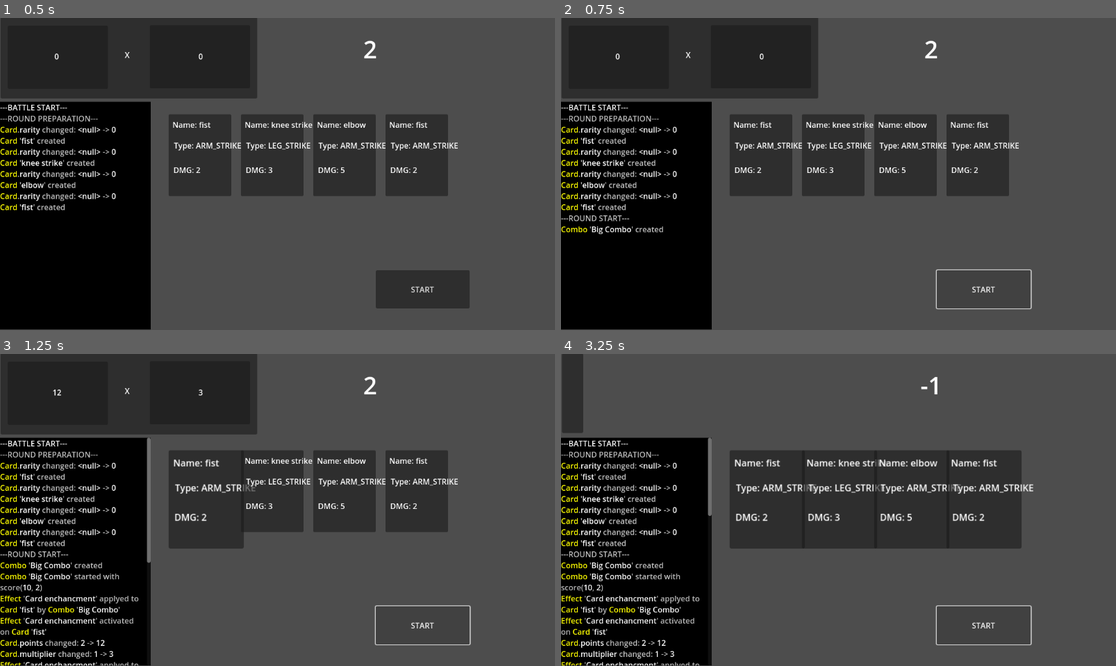
Above: before the commit, frames 1-4 (two rows, left to right).
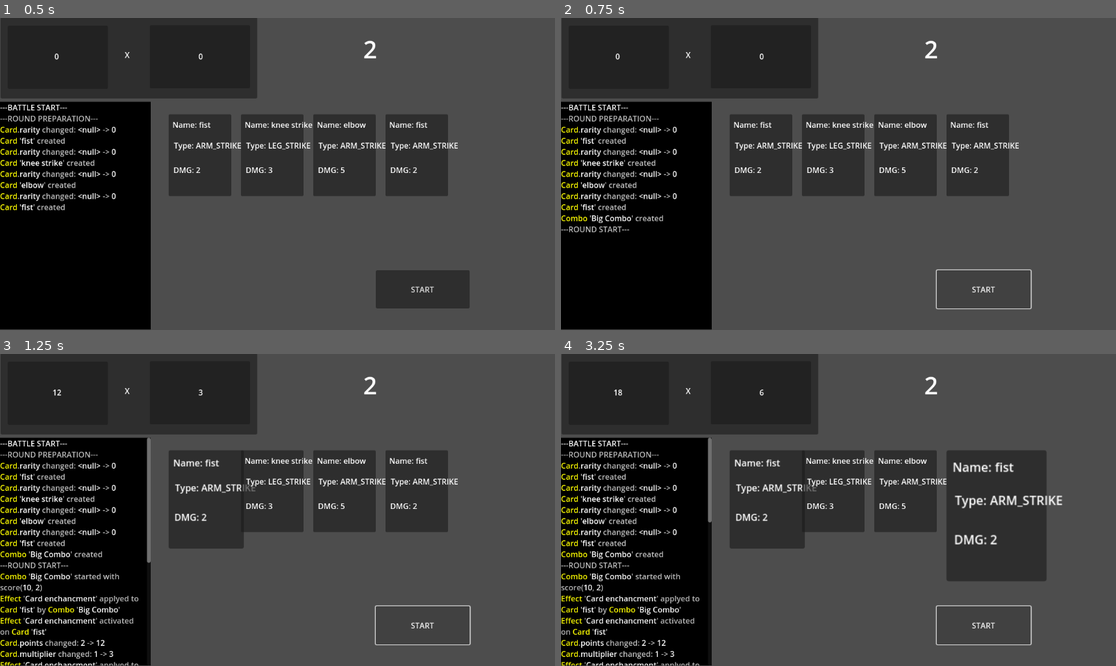
Above: after the commit, the same moments.

Repository: C0ldSt33l/Fighting-Card-Game
Game: Godot game, scene res://test_scene.tscn
Same seed, same stepped clock (60 frames per second), same inputs: the game is played once before the commit and once after it.
Inputs:
- Up to frame 1 (0.5 s): no input
- Up to frame 2 (0.75 s): click "START" at 0.5 s
- Up to frame 3 (1.25 s): no input
- Up to frame 4 (3.25 s): click "START" at 1.25 s; click "START" at 2 s

Frame 1 is identical in both runs. In frame 2, 0.5% of the frame differs, in the area x 0-19%, y 63-70%; in frame 3, 0.5%; in frame 4, 19%, in the area x 0-91%, y 0-73%.

Commit message:
add `Cursor` class to track current card and combo and start implement `One more time` effect

Diff:
--- /dev/null
+++ b/battle/cursor.gd
@@ -0,0 +1,21 @@
+class_name  Cursor
+
+var index: int = 0
+var size: int = -1
+
+
+func set_size(size: int) -> void:
+	self.size = size - 1
+
+
+func reset() -> void:
+	self.index = 0
+	self.size = -1
+
+
+func move_foward(steps: int = 1) -> void:
+	self.index = clampi(self.index + steps, 0, self.size)
+
+
+func move_back(steps: int = 1) -> void:
+	self.index = clampi(self.index - steps, 0, self.size)
--- a/card/card.gd
+++ b/card/card.gd
@@ -121,5 +121,9 @@
 	self.used_effects.clear()
 
 
+func is_all_effects_activated() -> bool:
+	return self.effects.is_empty()
+
+
 func _exit_tree() -> void:
 	Events.obj_destroyed.emit(self)
--- a/combo/combo.gd
+++ b/combo/combo.gd
@@ -77,6 +77,10 @@
 	self.used_effects.clear()
 
 
+func is_all_effects_activated() -> bool:
+	return self.effects.is_empty()
+
+
 # Maybe will come in useful for creating combo patterns
 static func equal(target, cur) -> bool:
 	return target == cur
--- a/global/effects.gd
+++ b/global/effects.gd
@@ -55,3 +55,7 @@
 static func card_add_points_and_mulitplier(c: Card, points: int, mult: int) -> void:
 	c.points += points
 	c.multiplier += mult
+
+
+static func combo_play_again(c: Combo, times: int) -> void:
+	Game.battle.combo_cursor.move_back()
--- a/test_scene.gd
+++ b/test_scene.gd
@@ -10,15 +10,14 @@
 
 var cards_on_table: Array[Card] = []
 var cards_in_hand: Array[Card] = []
-var card_cursor := 0 :
-	set(val):
-		card_cursor = clampi(val, 0, self.cards_on_table.size())
+var card_cursor := Cursor.new()
 var cur_card: Card :
 	get():
-		return null if self.cards_on_table.size() == 0 else self.cards_on_table[self.card_cursor]
+		return self.cards_on_table[self.card_cursor.index] if self.cards_on_table.size() != 0 else null
 
 var available_combos: Array = Combos.COMBOS.keys()
 var combos_on_table: Array[Combo] = []
+var combo_cursor := Cursor.new()
 var cur_combo: Combo :
 	set(val): return
 	get(): return null if self.combos_on_table.size() == 0 else self.combos_on_table[0]
@@ -94,10 +93,10 @@
 
 # TODO: move `check_combos()` in round preparation stage
 func start_round() -> void:
+	self.check_combos()
 	Events.round_started.emit()
 	self.round_count -= 1
 	if self.cards_on_table.size() == 0: return
-	self.check_combos()
 
 	self.timer.start()
 
@@ -116,11 +115,13 @@
 	for c in self.combos_on_table:
 		c.free()
 	self.combos_on_table.clear()
-	self.card_cursor = 0
+	self.combo_cursor.reset()
 
 	for card in self.cards_on_table:
 		card.queue_free()
 	self.cards_on_table.clear()
+	self.card_cursor.reset()
+
 	self.effects.clear()
 
 	if self.round_count == 0:
@@ -140,16 +141,18 @@
 	Events.card_started.emit(card)
 	card.play()
 	Events.card_ended.emit(card)
-	Events.card_exit.emit(card)
+	if card.is_all_effects_activated():
+		Events.card_exit.emit(card)
 
 	if combo and card == combo.end_card:
 		Events.combo_ended.emit(combo)
 		# combo.apply_effect()
 		self.combos_on_table.erase(combo)
-		Events.combo_exit.emit(combo)
-
-	self.card_cursor += 1
-	if self.card_cursor == self.cards_on_table.size():
+		if combo.is_all_effects_activated():
+			Events.combo_exit.emit(combo)
+
+	self.card_cursor.move_foward()
+	if self.card_cursor.index == self.cards_on_table.size():
 		Events.round_ended.emit()
 		self.end_round()
 
